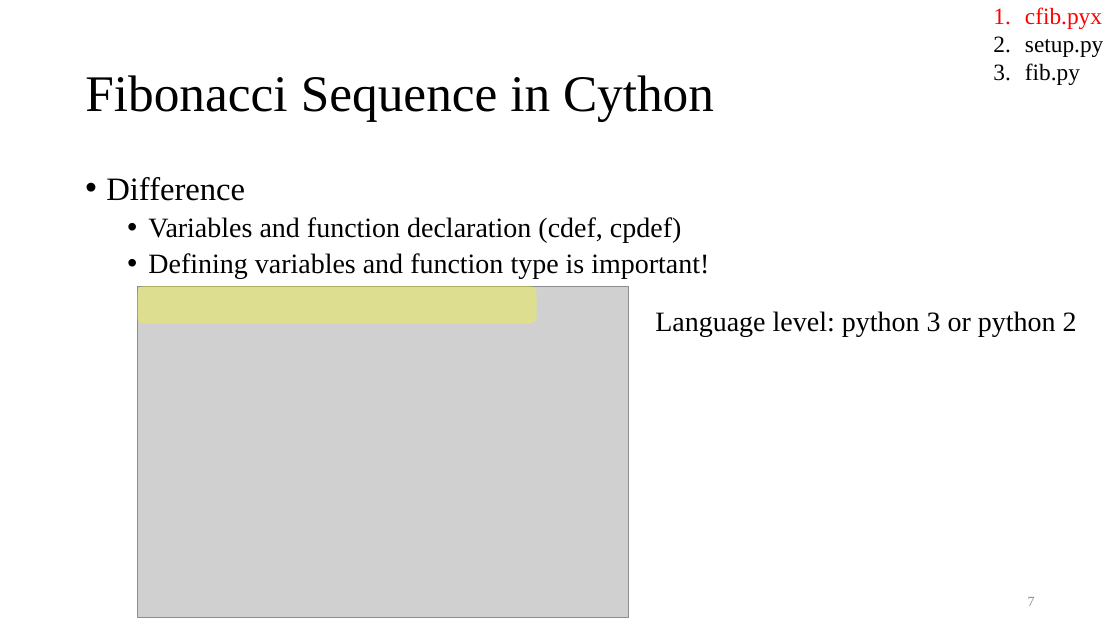
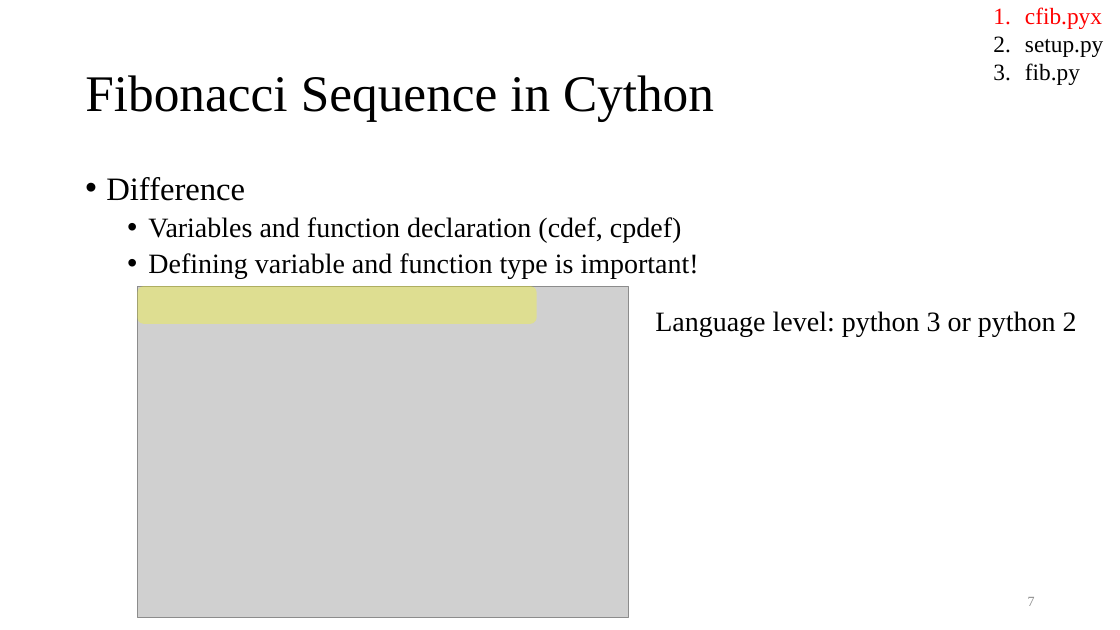
Before and after one commit to Ch-EnShen/intro_to_cp_I_mid, a slide deck: slide 7 of Introduction to cython.pptx. Drawn at 1120x630 pixels with LibreOffice and Linux fonts; fonts in the diff are those of the drawing; grey boxes stand for pictures. Boxes give left, top, right and bottom in pixels: in the first picture for what was removed or moved away, otherwise in the second. Text is boxed around its words. In the diff, an @@ line names an element or a change of style, - is before the commit and + after.

```diff
--- a/Introduction to cython.pptx
+++ b/Introduction to cython.pptx
@@ text at (148, 253, 699, 278): text changed @@
-  • Defining variables and function type is important!
+  • Defining variable and function type is important!
```
Also in this commit, not shown: 6 other slides changed, 1 slide added, 2 slides removed, 2 other files.
